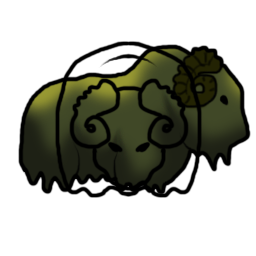
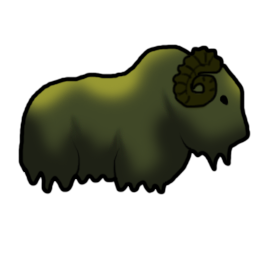
Two versions of the same layered image (256px x 256px). Layer-by-layer changes:
hid "Layer 8" over [69, 78, 189, 194]
hid "Layer 10" over [55, 41, 202, 198]
